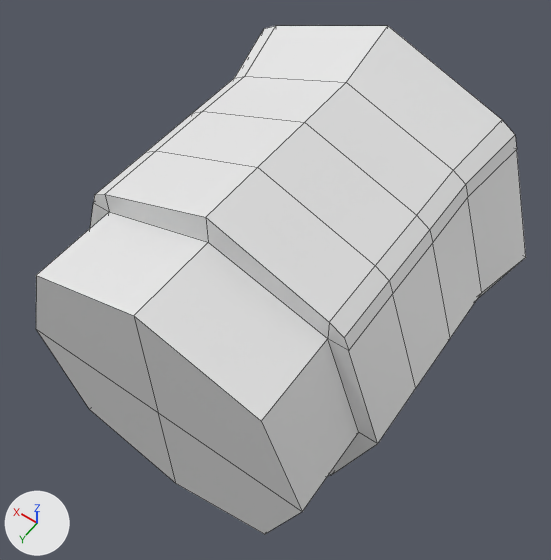
A saved change to the FBX model GGJ2021/Assets/WorkLight_1.fbx.
Both versions are drawn from a camera (50 mm lens) standing at (-2.03, 2.94, 4.51) and looking at (0.02, 0.08, 0.0). Every picture has the same lights, and +X, +Y and +Z are marked at lower left. Mesh edges are drawn as thin lines.

Names of what the first picture shows: 'WorkLight'.
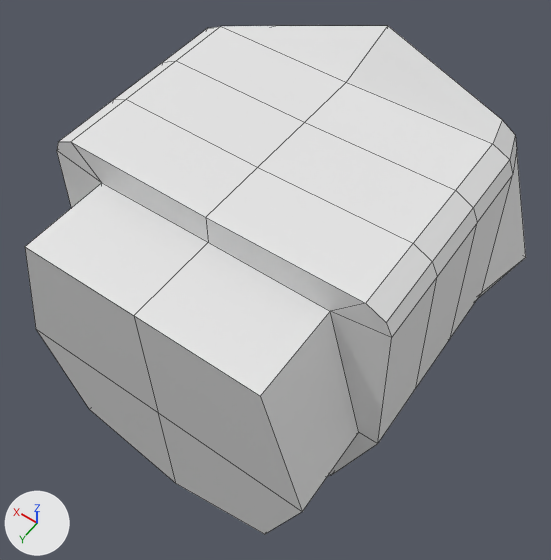
The change in detail:
me_cube_003 has 114 vertices, 112 faces and spans x -1.43..1.41, y -1.23..1.42, z -1.49..1.46.
me_cube_003 is used by ob_worklight; location (0.0, 0.0, 0.0); rotation (-3.142, 0.0, 0.0), in degrees (-180, 0, 0); scale (-1.0, -1.0, -1.0).
me_cube_003 part 1: all 4 vertices in x -0.87, y -0.72..0.77, z 0.98 are moved by (-0.2, 0.0, 0.34).
me_cube_003 part 2: all 2 vertices in x -0.87, y 0.77..1.42, z 0.82 are moved by (0.0, 0.0, 0.27).
me_cube_003 part 3: all 2 vertices in x 0.85, y 0.77..1.42, z 0.82 are moved by (0.0, 0.0, 0.27).
me_cube_003 part 4: all 4 vertices in x 0.85, y -0.72..0.77, z 0.98 are moved by (0.2, 0.0, 0.34).
me_cube_003 part 5: all 4 vertices in x 0.95, y -0.72..0.77, z 0.92 are moved by (0.23, 0.0, 0.34).
me_cube_003 part 6: all 4 vertices in x 0.99, y -0.72..0.77, z 0.82 are moved by (0.24, 0.0, 0.34).

Pixel boxes [x1, y1, x2, y2] of what changed, in the pictures (551 x 560 px; the box of a moved part takes in the faces that stretch with it):
'WorkLight', reshaped
    before: [36, 26, 526, 534]
    after: [25, 26, 526, 534]
part 1 of me_cube_003, moved or reshaped
    before: [95, 26, 387, 217]
    after: [59, 26, 387, 217]
part 2 of me_cube_003, moved or reshaped
    before: [36, 194, 208, 412]
    after: [25, 142, 208, 412]
part 3 of me_cube_003, moved or reshaped
    before: [134, 218, 378, 511]
    after: [134, 218, 392, 511]
part 4 of me_cube_003, moved or reshaped
    before: [206, 26, 502, 322]
    after: [206, 26, 502, 303]
part 5 of me_cube_003, moved or reshaped
    before: [330, 120, 515, 337]
    after: [366, 120, 515, 322]
part 6 of me_cube_003, moved or reshaped
    before: [344, 135, 526, 443]
    after: [378, 138, 526, 443]
